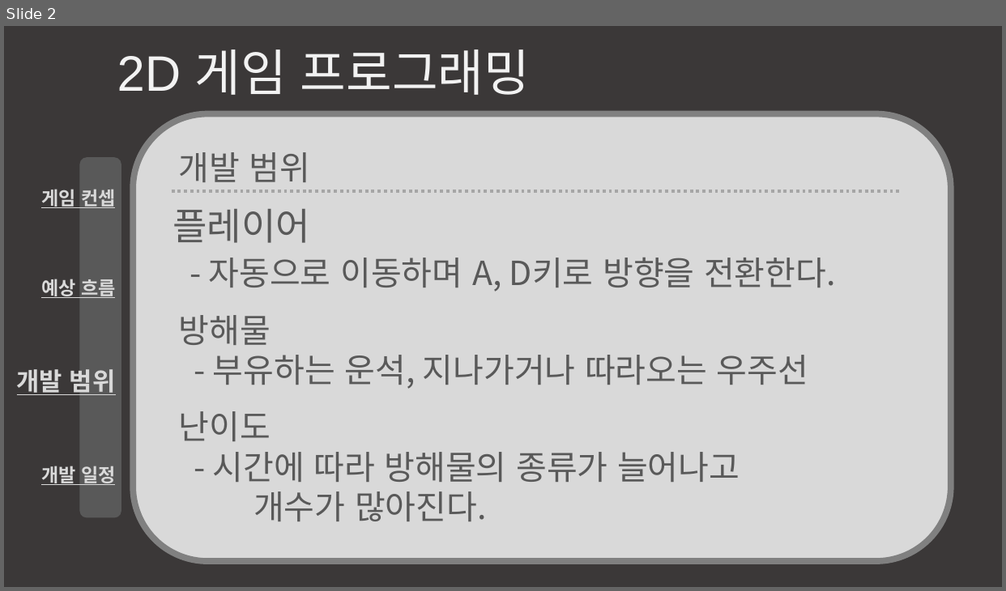
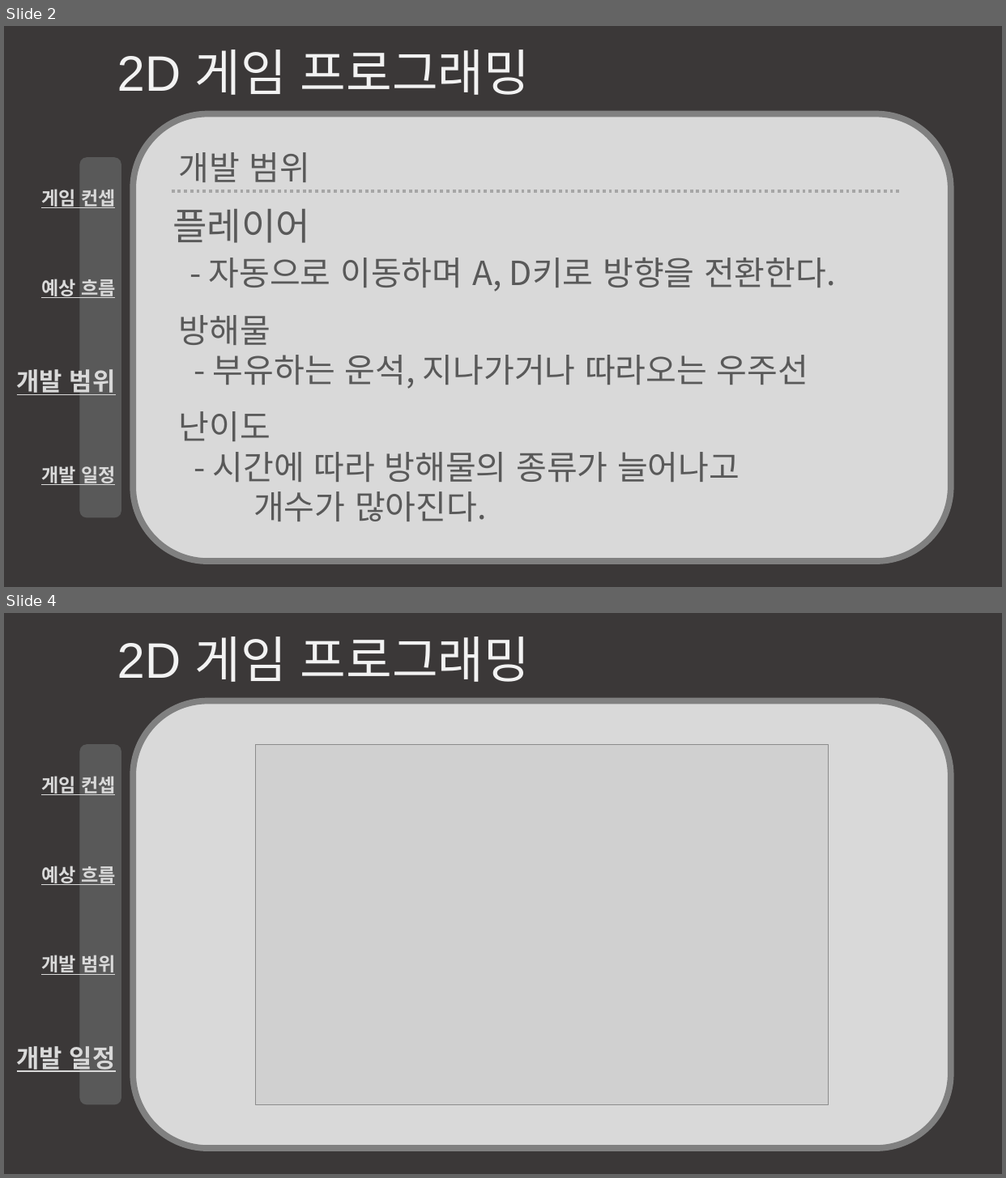
Before and after one commit to mado0421/2DGameProgrammingProject, a slide deck: 2DGP_2차발표.pptx. Shown one above the other, each under a label of ours: slide 2 before the commit, slides 2 and 4 after it; the slides between them are not shown. The pictures are 1006x591 and 1006x1178 pixels, drawn with LibreOffice and Linux fonts; fonts in the diff are those of the drawing; grey boxes stand for pictures. Boxes give left, top, right and bottom in pixels: in the first picture for what was removed or moved away, otherwise in the second. Text is boxed around its words. In the diff, an @@ line names an element or a change of style, - is before the commit and + after.

```diff
--- a/2DGP_2차발표.pptx
+++ b/2DGP_2차발표.pptx
@@ slide 4 added at (4, 613, 1002, 1174), background #3B3838 @@
@@ text added at (117, 636, 530, 682), 48 pt, text #F2F2F2 @@
+2D 게임 프로그래밍
@@ rounded rectangle added at (133, 701, 951, 1149), fill #D9D9D9, outline #808080 6 pt @@
@@ rounded rectangle added at (79, 745, 121, 1105), fill #595959 @@
@@ picture added at (256, 745, 829, 1105) @@
@@ text added at (17, 776, 116, 1072), 18 pt, text #D9D9D9, bold, underline @@
+게임 컨셉
+예상 흐름
+개발 범위
+개발 일정
```
Also in this commit, not shown: 1 slide changed, 2 other files.
